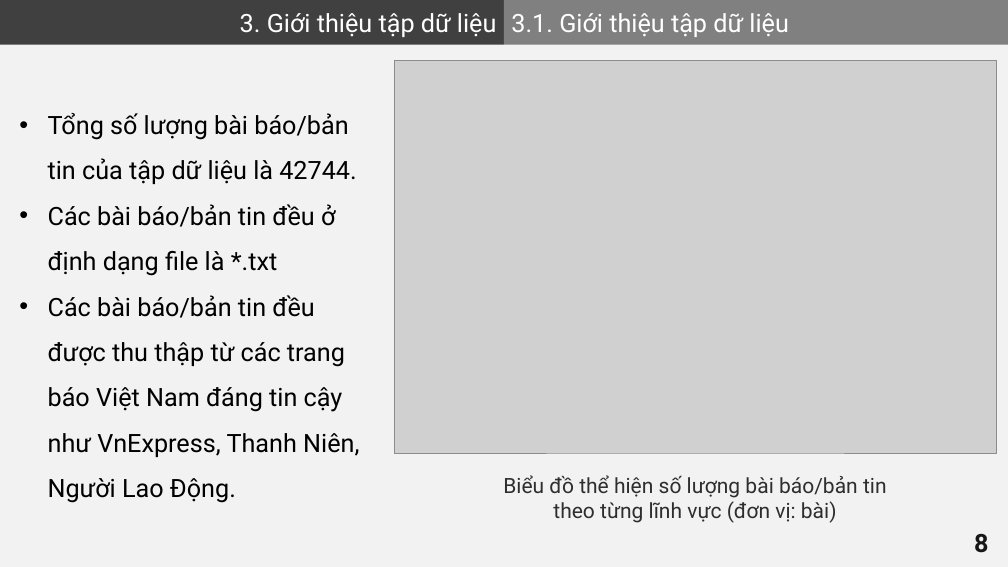
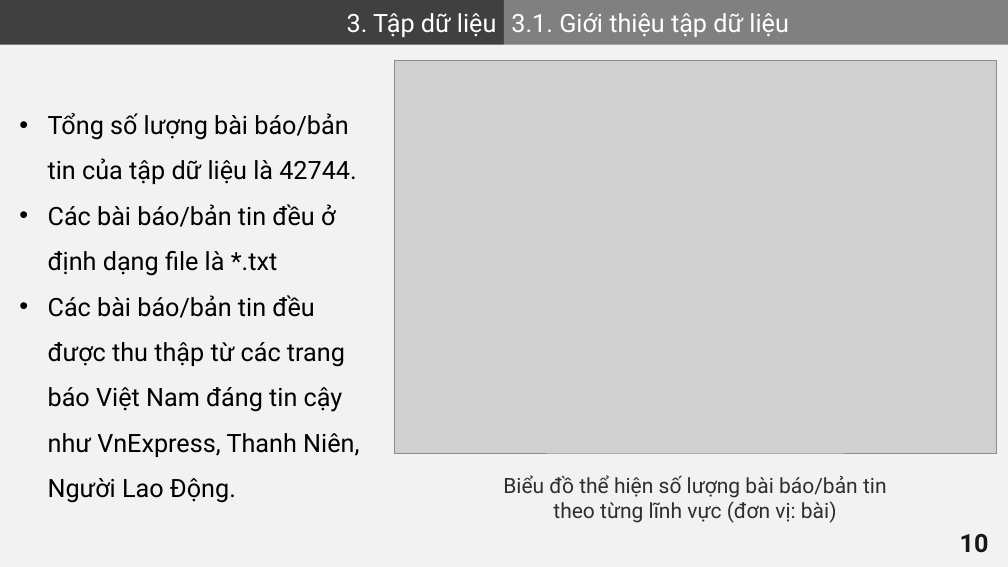
Before and after one commit to VHSkillPro/next-word-prediction, a slide deck: slide 10 of report.pptx (slide 8 before the commit). Drawn at 1008x567 pixels with LibreOffice and Linux fonts; fonts in the diff are those of the drawing; grey boxes stand for pictures. Boxes give left, top, right and bottom in pixels: in the first picture for what was removed or moved away, otherwise in the second. Text is boxed around its words. In the diff, an @@ line names an element or a change of style, - is before the commit and + after.

Commit message:
Update presentation

```diff
--- a/report.pptx
+++ b/report.pptx
@@ text in rectangle at <box>347,13,497,37</box>: text changed @@
-3. Giới thiệu tập dữ liệu
+3. Tập dữ liệu
@@ page number at <box>960,534,989,553</box>: text changed @@
-8
+10
```
Also in this commit, not shown: 1 other slide changed, 6 slides added.
